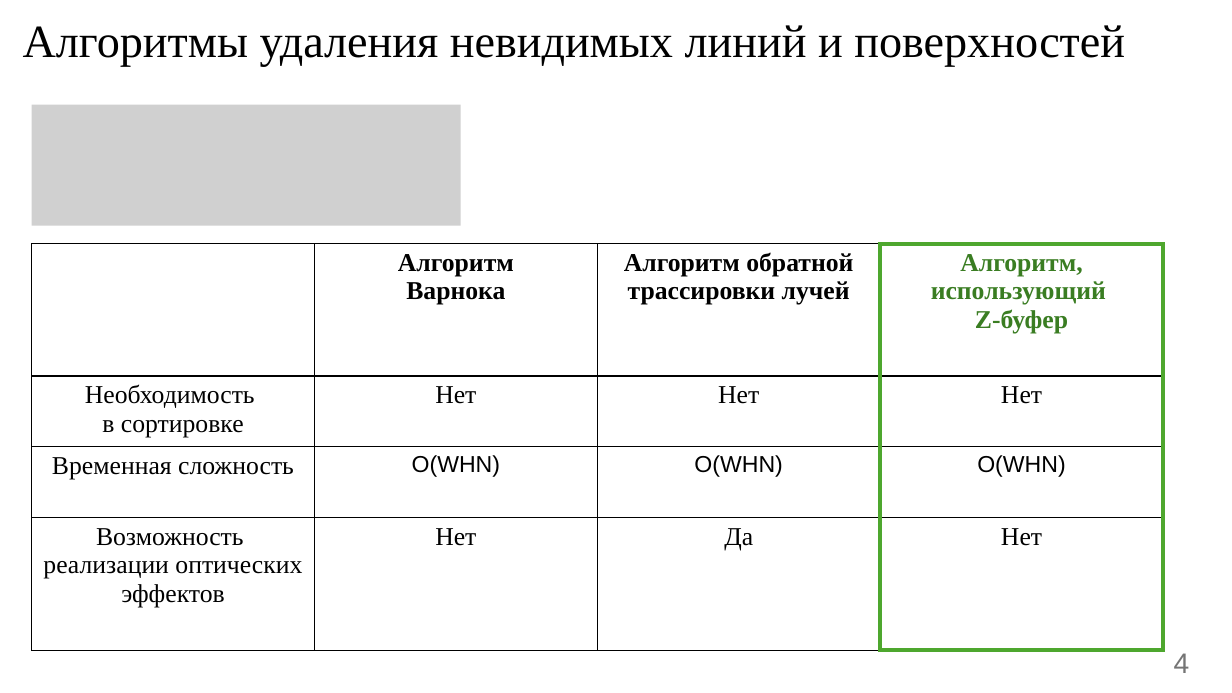
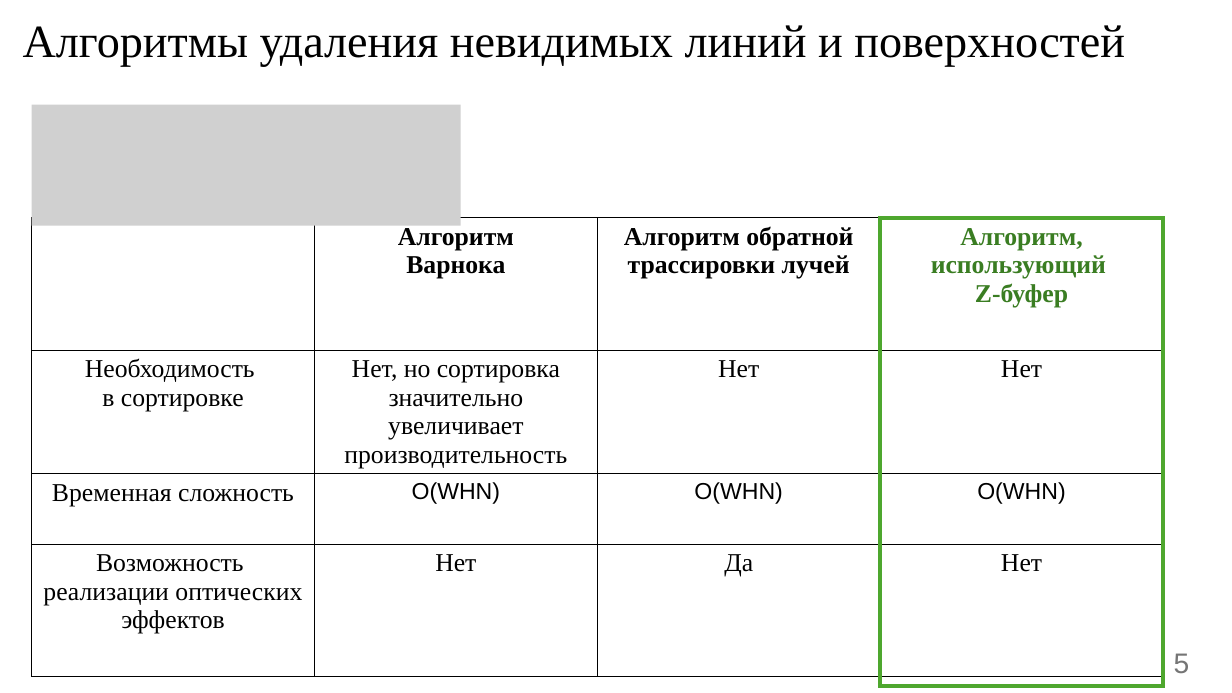
Before and after one commit to Danilado/IU7-CG-CW, a slide deck: slide 5 of docs/Presentation.pptx (slide 4 before the commit). Drawn at 1232x693 pixels with LibreOffice and Linux fonts; fonts in the diff are those of the drawing; grey boxes stand for pictures. Boxes give left, top, right and bottom in pixels: in the first picture for what was removed or moved away, otherwise in the second. Text is boxed around its words. In the diff, an @@ line names an element or a change of style, - is before the commit and + after.

```diff
--- a/docs/Presentation.pptx
+++ b/docs/Presentation.pptx
@@ table at [31, 218, 1163, 638] @@
-row 2, column 2: Нет
+row 2, column 2: Нет, но сортировка значительно увеличивает производительность
@@ table: place and size @@
-table at [31, 244, 1163, 611]
+table at [31, 218, 1163, 638]
@@ rectangle: place and size @@
-rectangle at [881, 244, 1164, 651]
+rectangle at [881, 218, 1164, 687]
@@ page number at [1174, 653, 1190, 673]: text changed @@
-4
+5
```
Also in this commit, not shown: 8 other slides changed, 4 slides added, 2 slides removed, 24 other files.
